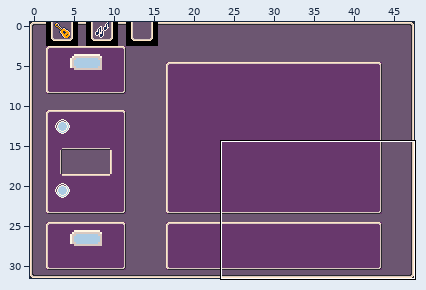
Level history. LDtk project: tiny-cli/src/main/resources/sfx/sfx-editor.ldtk. Above: a wide view before the commit, with the close-up outlined.
Close-up. The starting point:
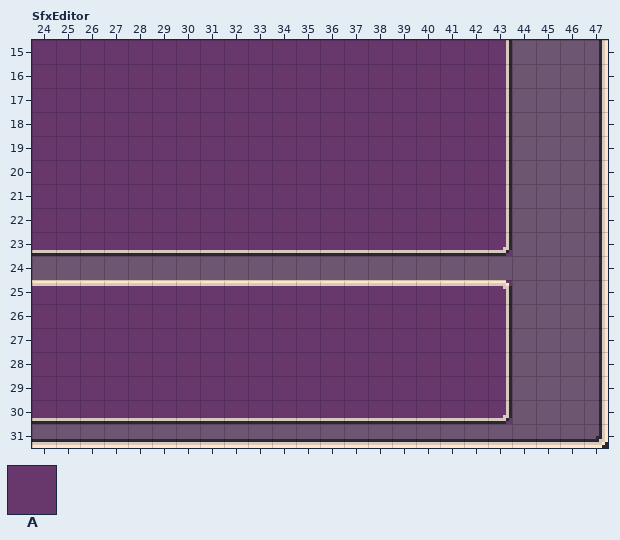
Cells are 8x8 px. Shown: SfxEditor x 24..47, y 15..31. The commit also changed other parts of the map, which this record leaves out.
Key: from "WidgetBorder": A 1.
_ is an empty cell.
Layers that did not change in this view are not listed.
Layer "WidgetBorder" before, first column x 24:
15 AAAAAAAAAAAAAAAAAAAA____
16 AAAAAAAAAAAAAAAAAAAA____
17 AAAAAAAAAAAAAAAAAAAA____
18 AAAAAAAAAAAAAAAAAAAA____
19 AAAAAAAAAAAAAAAAAAAA____
20 AAAAAAAAAAAAAAAAAAAA____
21 AAAAAAAAAAAAAAAAAAAA____
22 AAAAAAAAAAAAAAAAAAAA____
23 AAAAAAAAAAAAAAAAAAAA____
24 ________________________
25 AAAAAAAAAAAAAAAAAAAA____
26 AAAAAAAAAAAAAAAAAAAA____
27 AAAAAAAAAAAAAAAAAAAA____
28 AAAAAAAAAAAAAAAAAAAA____
29 AAAAAAAAAAAAAAAAAAAA____
30 AAAAAAAAAAAAAAAAAAAA____
31 ________________________
After the commit:
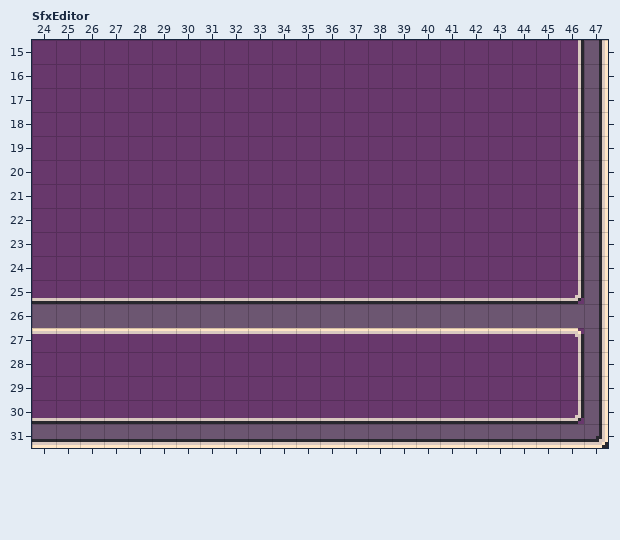
Message: Fix display of sfx widget
Edits made:
Layer "WidgetBorder":
There is now tile A in rows 15 to 23 at x 44 to 46; in row 24 at x 24 to 46; in row 25 at x 44 to 46; in rows 27 to 30 at x 44 to 46.
Tile A is gone in row 26 at x 24 to 43.
